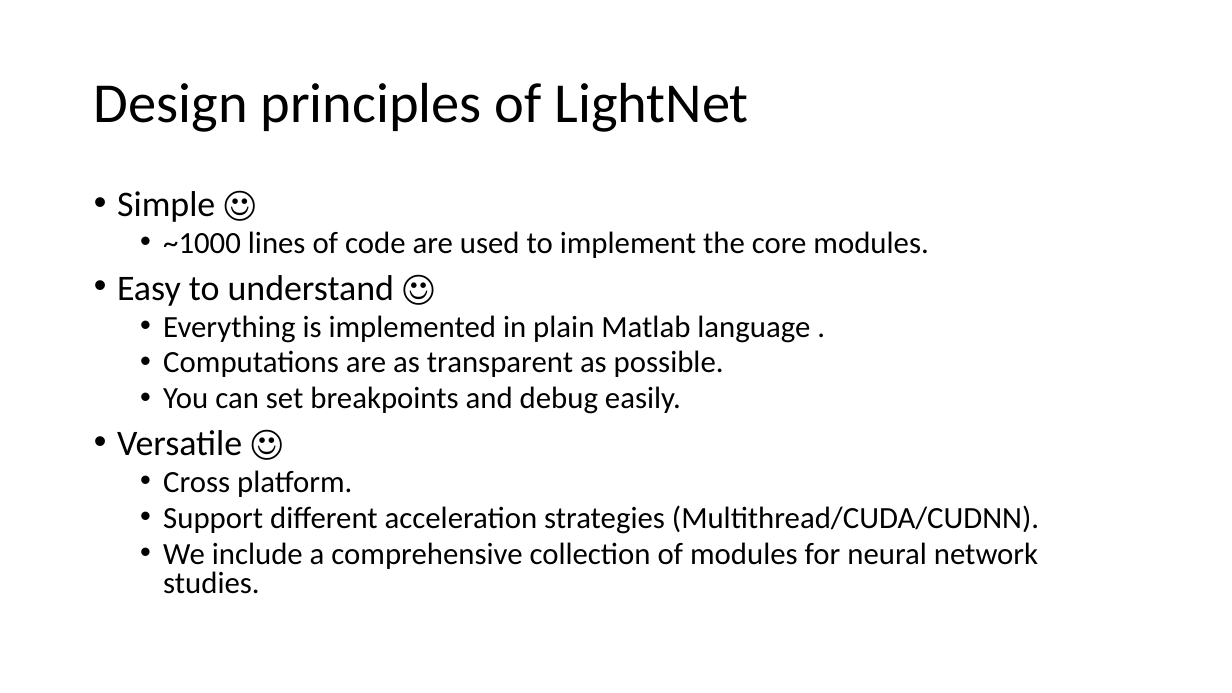
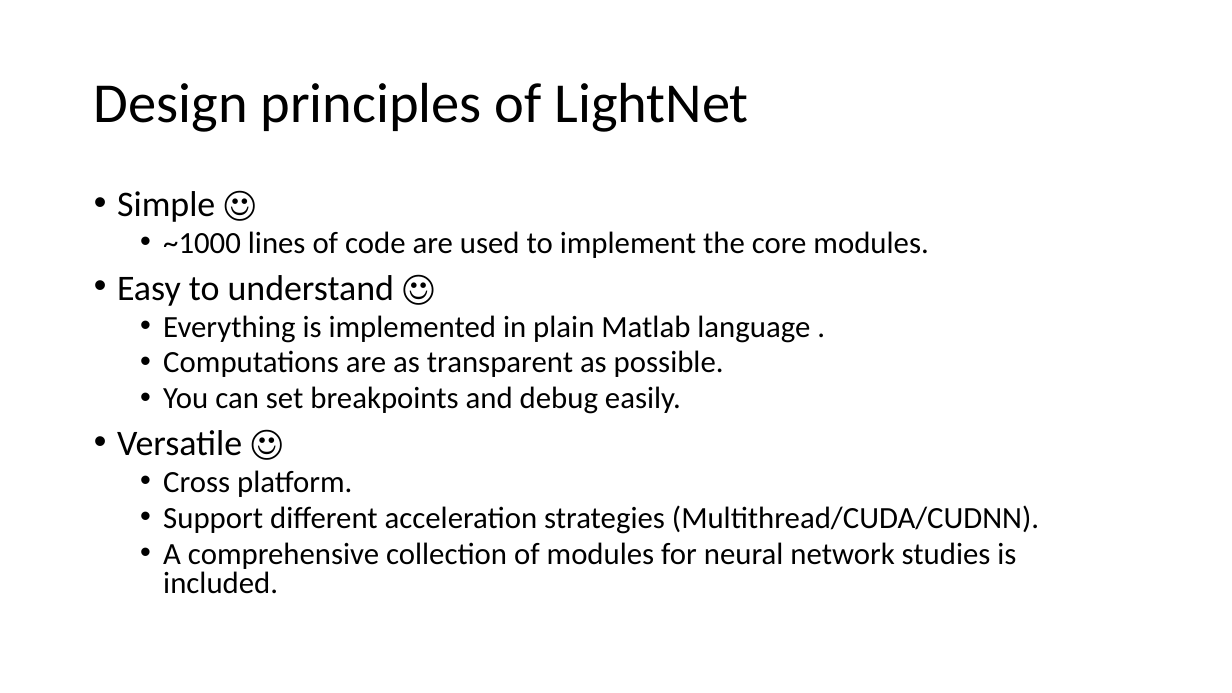
Before and after one commit to katsuyoo/LightNet, a slide deck: slide 2 of LightNet Tutorial.pptx. Drawn at 1232x693 pixels with LibreOffice and Linux fonts; fonts in the diff are those of the drawing. Boxes give left, top, right and bottom in pixels: in the first picture for what was removed or moved away, otherwise in the second. Text is boxed around its words. In the diff, an @@ line names an element or a change of style, - is before the commit and + after.

```diff
--- a/LightNet Tutorial.pptx
+++ b/LightNet Tutorial.pptx
@@ text at (x1=163, y1=542, x2=1016, y2=594): text changed @@
-  • We include a comprehensive collection of modules for neural network studies.
+  • A comprehensive collection of modules for neural network studies is included.
```
Also in this commit, not shown: 2 other slides changed, 1 other file.
